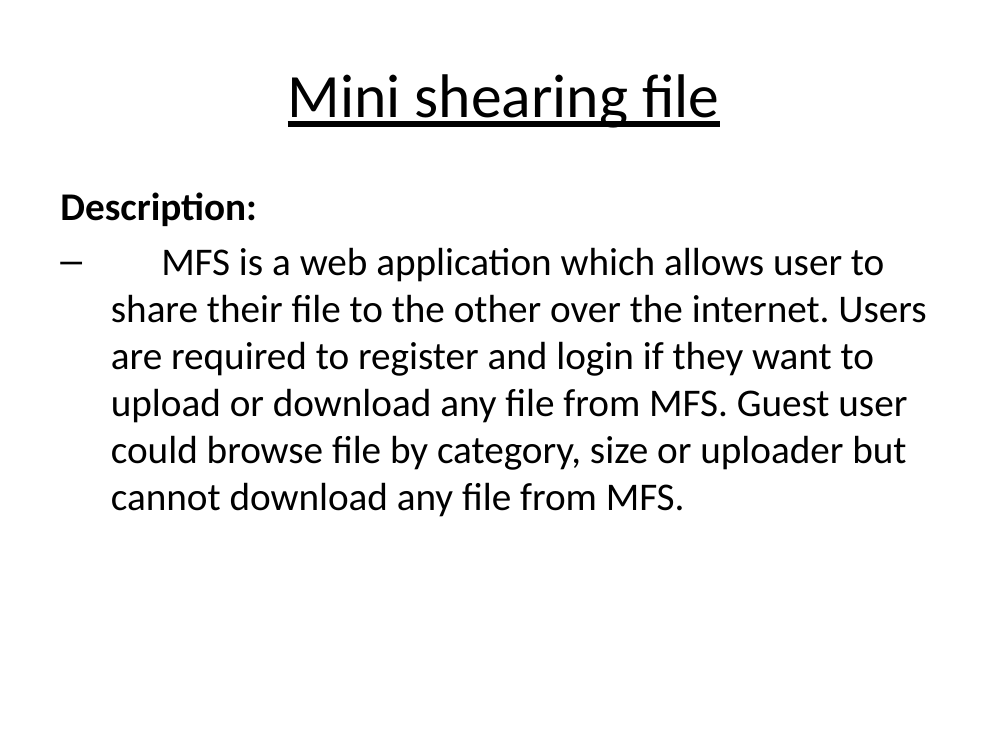
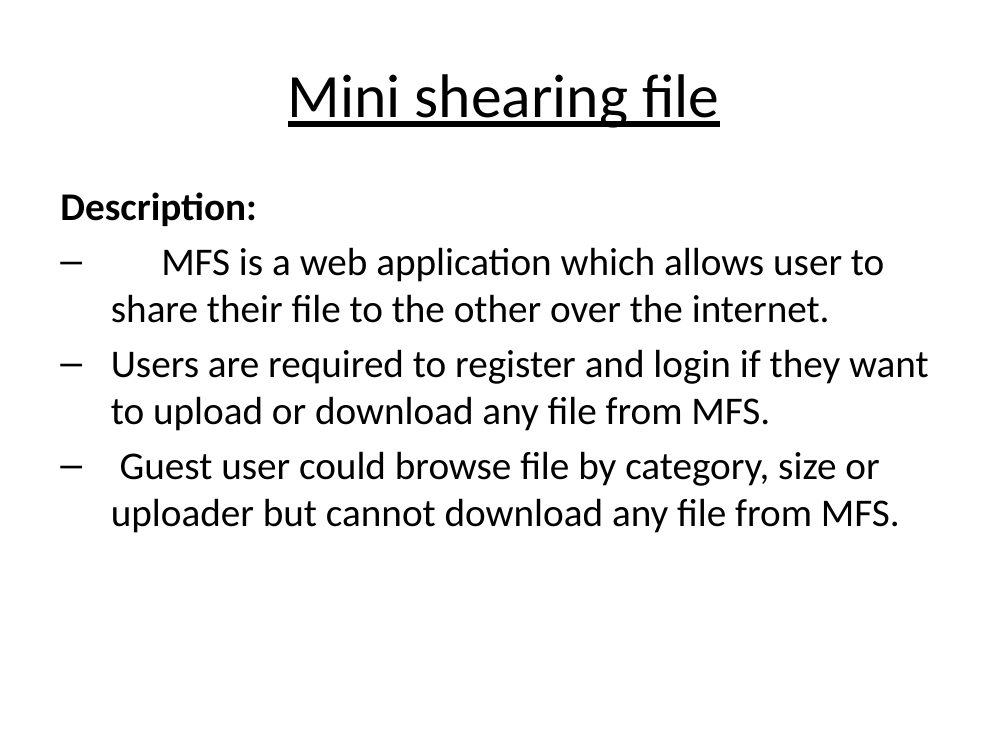
Before and after one commit to HuynhMinhTin/SharingFiles, a slide deck: slide 2 of show/minishearingfile.pptx. Drawn at 1008x756 pixels with LibreOffice and Linux fonts; fonts in the diff are those of the drawing. Boxes give left, top, right and bottom in pixels: in the first picture for what was removed or moved away, otherwise in the second. Text is boxed around its words. In the diff, an @@ line names an element or a change of style, - is before the commit and + after.

```diff
--- a/show/minishearingfile.pptx
+++ b/show/minishearingfile.pptx
@@ text at (111, 247, 929, 533): text changed @@
-  – MFS is a web application which allows user to share their file to the other over the internet. Users are required to register and login if they want to upload or download any file from MFS. Guest user could browse file by category, size or uploader but cannot download any file from MFS.
+  – MFS is a web application which allows user to share their file to the other over the internet.
+  – Users are required to register and login if they want to upload or download any file from MFS.
+  – Guest user could browse file by category, size or uploader but cannot download any file from MFS.
```
Also in this commit, not shown: 2 other slides changed, 9 slides added, 2 slides removed, 49 other files.
